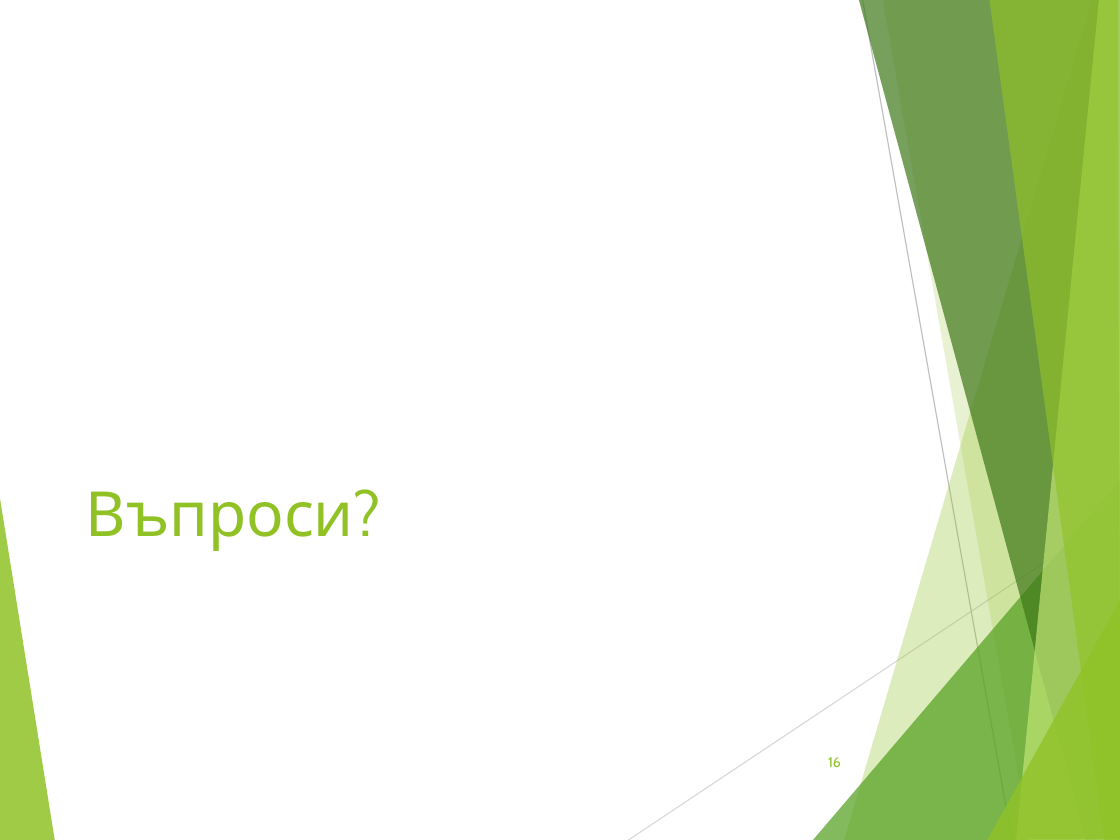
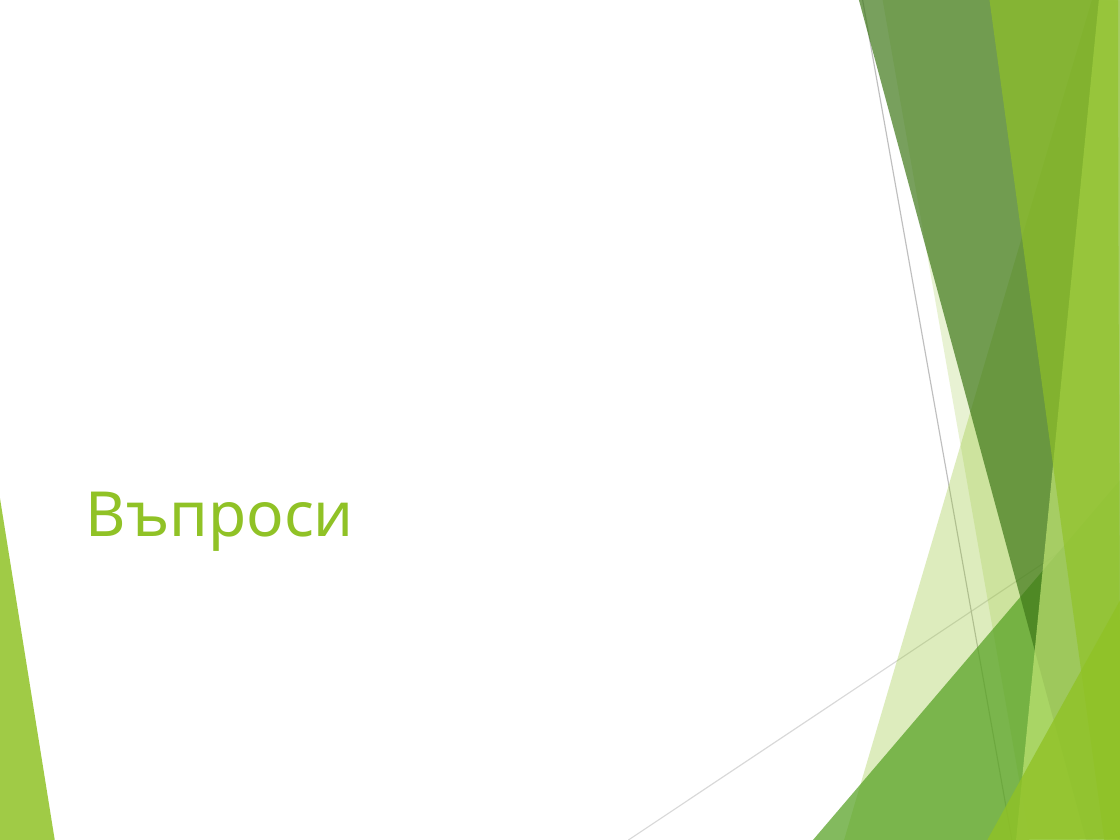
Before and after one commit to ivanchuchulski/fmi-requirements-analisys, a slide deck: slide 25 of rezervito-hw-05/Rezervito_Presentation_62121_62151_62167.pptx (slide 16 before the commit). Drawn at 1120x840 pixels with LibreOffice and Linux fonts; fonts in the diff are those of the drawing. Boxes give left, top, right and bottom in pixels: in the first picture for what was removed or moved away, otherwise in the second. Text is boxed around its words. In the diff, an @@ line names an element or a change of style, - is before the commit and + after.

```diff
--- a/rezervito-hw-05/Rezervito_Presentation_62121_62151_62167.pptx
+++ b/rezervito-hw-05/Rezervito_Presentation_62121_62151_62167.pptx
@@ title at <box>86,491,354,551</box>: text changed @@
-Въпроси?
+Въпроси
@@ page number removed at <box>828,757,841,767</box> @@
-16
```
Also in this commit, not shown: 14 other slides changed, 9 slides added, 16 other files.
